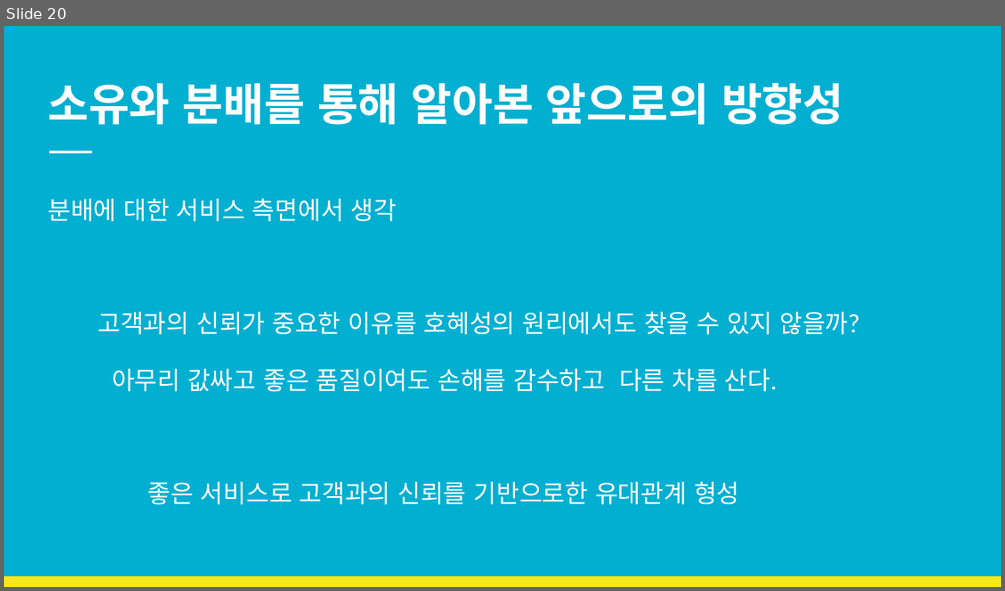
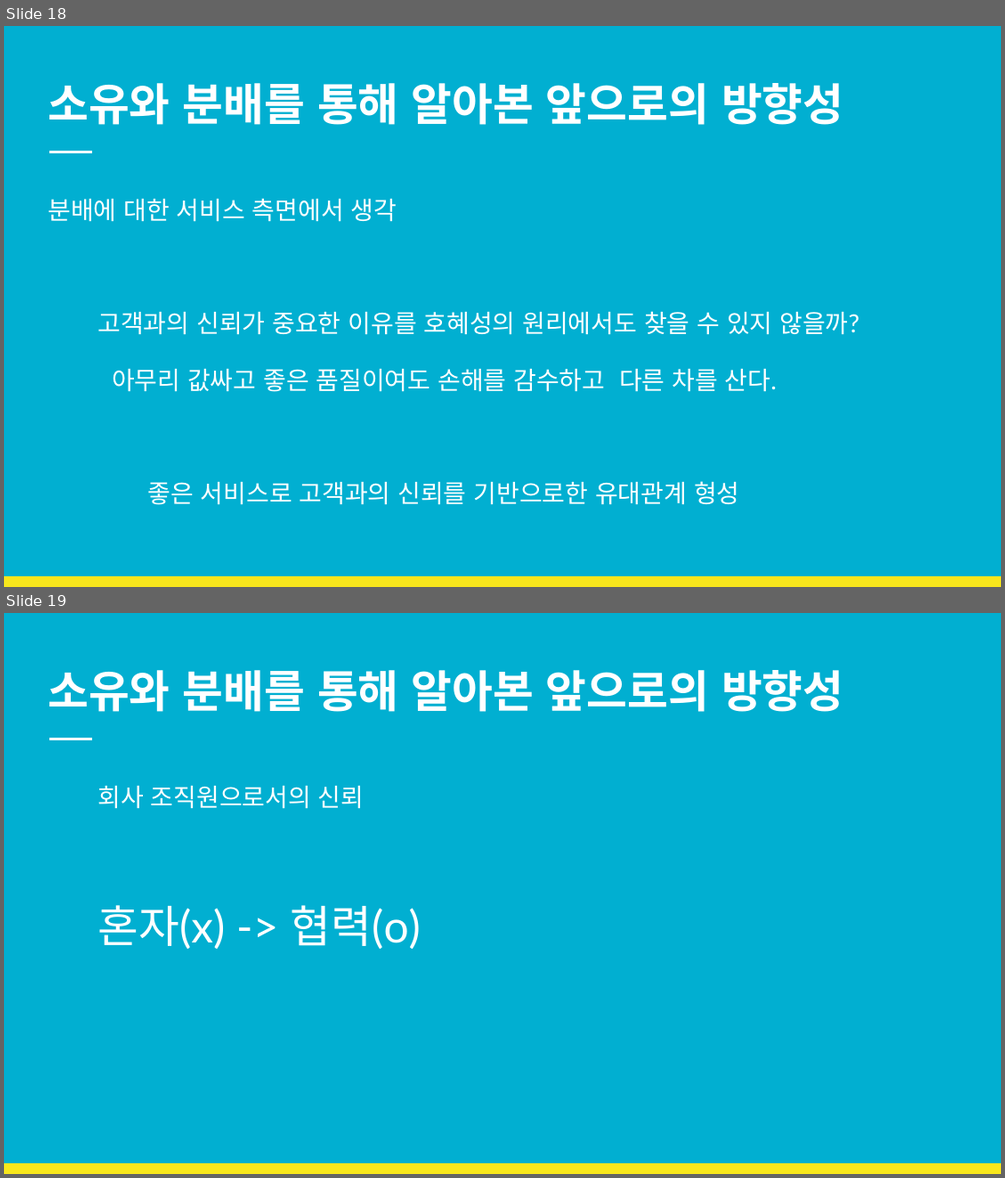
Before and after one commit to arith3/scv, a slide deck: 현장 학습.pptx. Shown one above the other, each under a label of ours: slide 20 before the commit, slides 18 and 19 after it. The pictures are 1005x591 and 1005x1178 pixels, drawn with LibreOffice and Linux fonts; fonts in the diff are those of the drawing. Boxes give left, top, right and bottom in pixels: in the first picture for what was removed or moved away, otherwise in the second. Text is boxed around its words. In the diff, an @@ line names an element or a change of style, - is before the commit and + after.

```diff
--- a/현장 학습.pptx
+++ b/현장 학습.pptx
@@ slide 19 added at (4,613,1001,1174), background #01AFD1; not listed: 2 template elements that a slide beside it also shows @@
@@ title added at (48,670,843,712), 32 pt, text #FFFFFF, bold @@
+소유와 분배를 통해 알아본 앞으로의 방향성
@@ text added at (97,786,421,949), 32 pt, text #FFFFFF @@
+회사 조직원으로서의 신뢰
+혼자(x) -> 협력(o)
@@ what was slide 20 is now slide 18 @@
```
Also in this commit, not shown: 3 slides changed, 2 slides removed, 1 other file.
